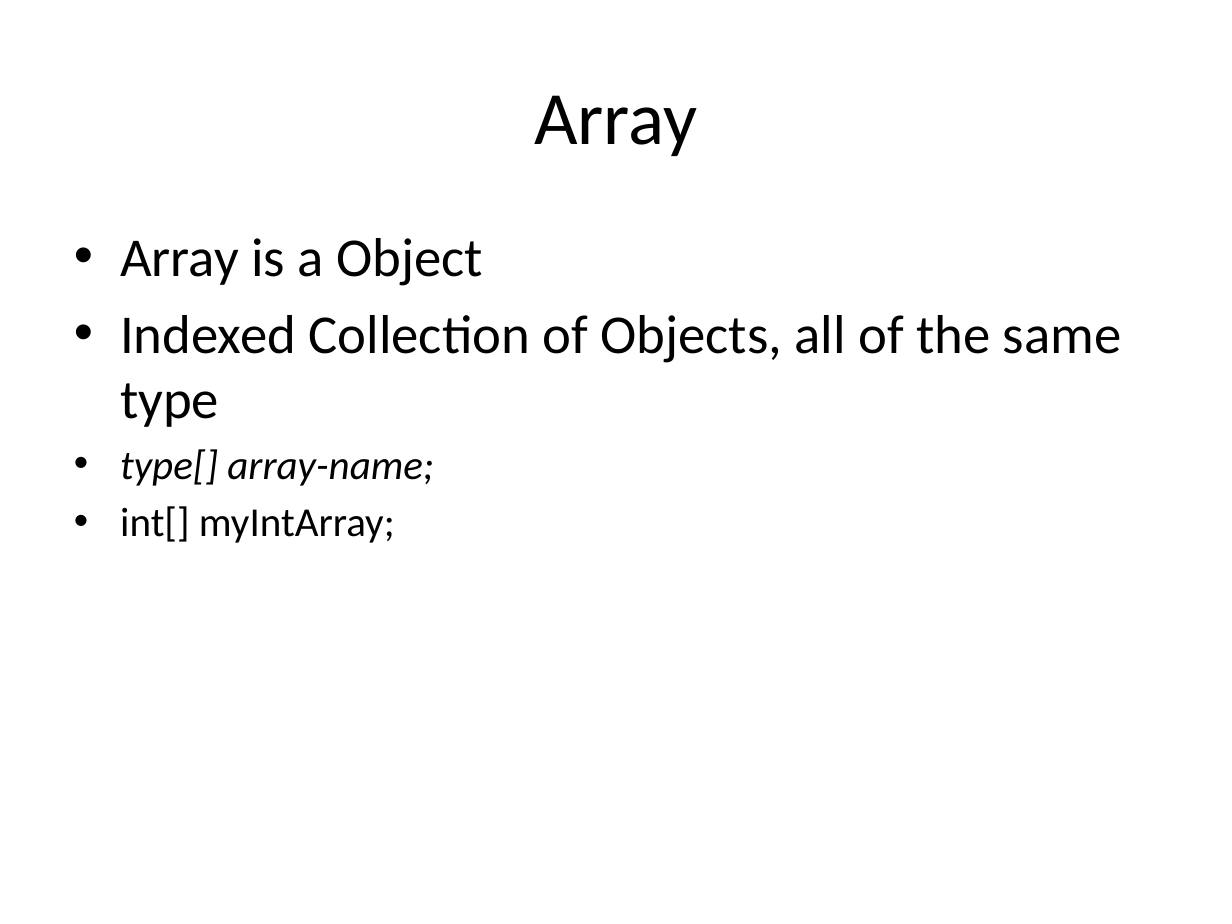
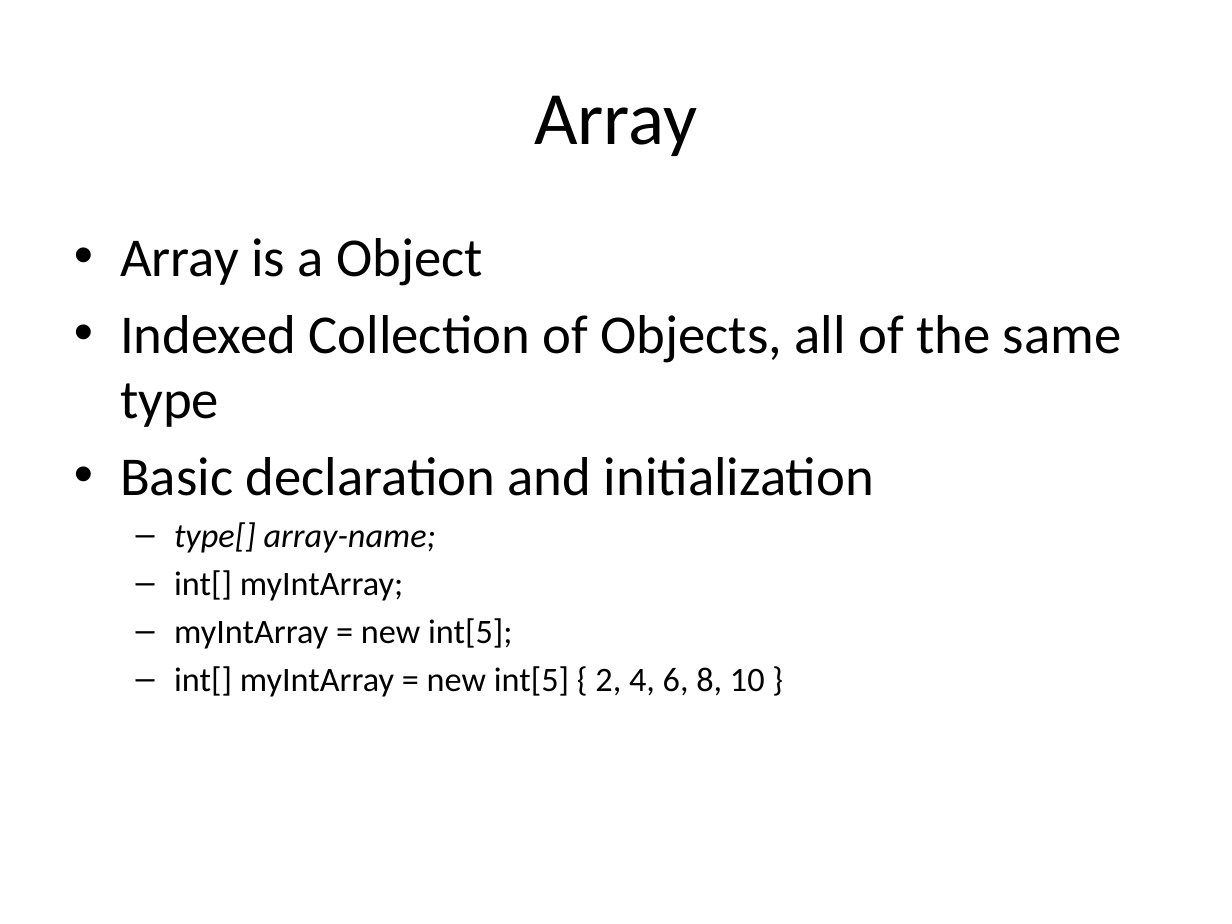
Before and after one commit to isurup/kalle-martin-group, a slide deck: slide 2 of OOPExam/03 Arrays and Collections.pptx. Drawn at 1232x924 pixels with LibreOffice and Linux fonts; fonts in the diff are those of the drawing. Boxes give left, top, right and bottom in pixels: in the first picture for what was removed or moved away, otherwise in the second. Text is boxed around its words. In the diff, an @@ line names an element or a change of style, - is before the commit and + after.

```diff
--- a/OOPExam/03 Arrays and Collections.pptx
+++ b/OOPExam/03 Arrays and Collections.pptx
@@ text at (x1=120, y1=457, x2=874, y2=496): paragraph added @@
+• Basic declaration and initialization
@@ text at (x1=174, y1=522, x2=436, y2=601): size 24 to 20 pt in "type[] array-name;", "int[] myIntArray;"; bullet • to –; list level 1 to 2 in "type[] array-name;"; list level 1 to 2 in "int[] myIntArray;" @@
@@ text at (x1=174, y1=618, x2=765, y2=697): paragraphs added @@
+  – myIntArray = new int[5];
+  – int[] myIntArray = new int[5] { 2, 4, 6, 8, 10 }
```
